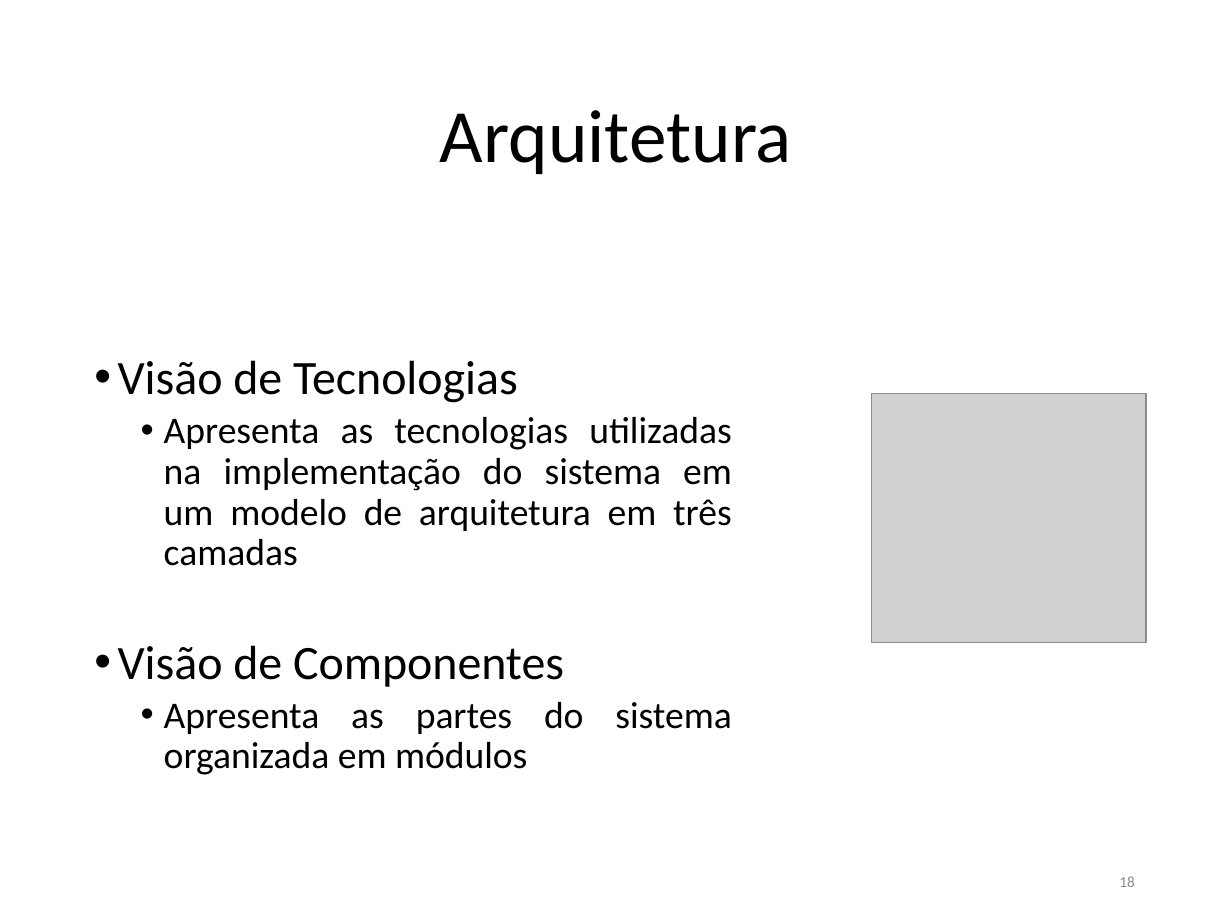
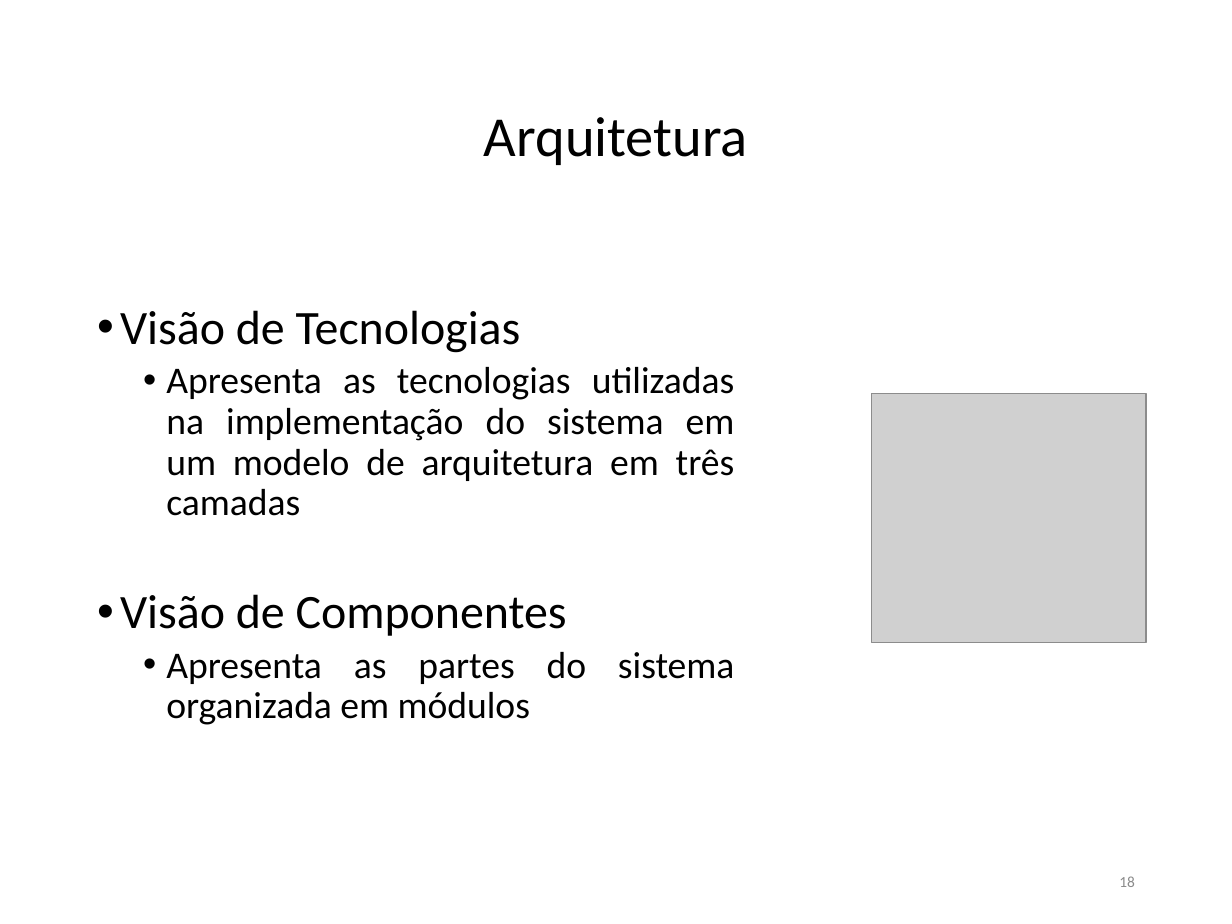
Before and after one commit to FatimaFerreiradeSousa/TCC-Mobile-Leaning, a slide deck: slide 18 of TCC - Documento/TCC II.pptx. Drawn at 1232x924 pixels with LibreOffice and Linux fonts; fonts in the diff are those of the drawing; grey boxes stand for pictures. Boxes give left, top, right and bottom in pixels: in the first picture for what was removed or moved away, otherwise in the second. Text is boxed around its words. In the diff, an @@ line names an element or a change of style, - is before the commit and + after.

```diff
--- a/TCC - Documento/TCC II.pptx
+++ b/TCC - Documento/TCC II.pptx
@@ title "Arquitetura" at (484,117,748,165): size 44 to 33 pt @@
@@ text "Visão de Tecnologias": place and size @@
-text "Visão de Tecnologias" at (118,360,732,775)
+text "Visão de Tecnologias" at (120,310,735,725)
```
Also in this commit, not shown: 18 other slides changed.
